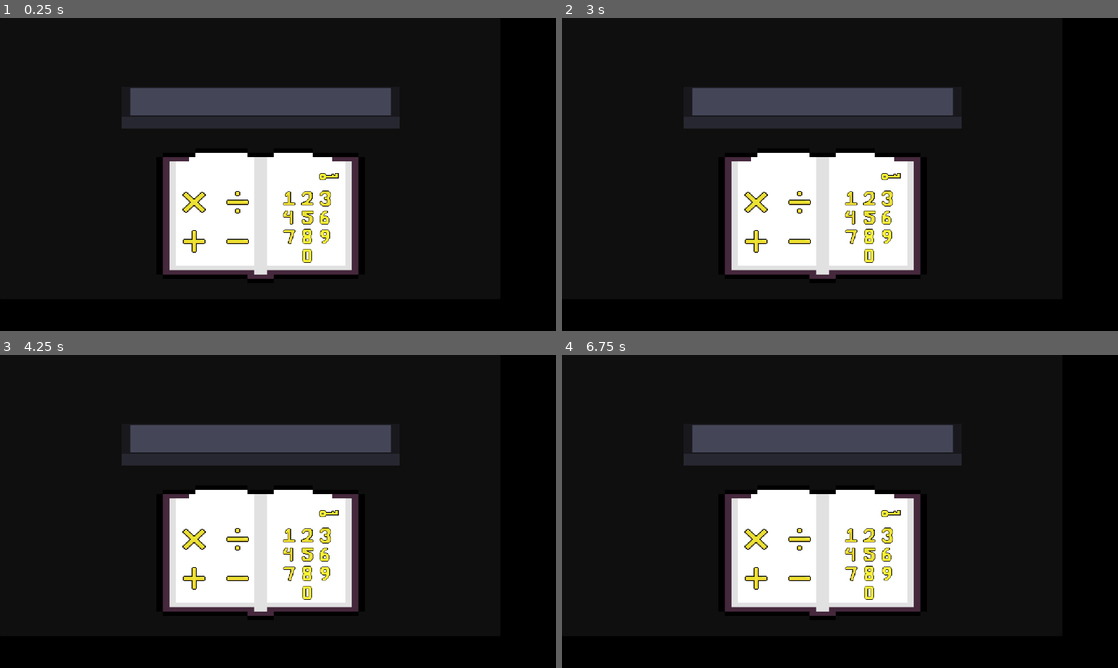
Above: before the commit, frames 1-4 (two rows, left to right).
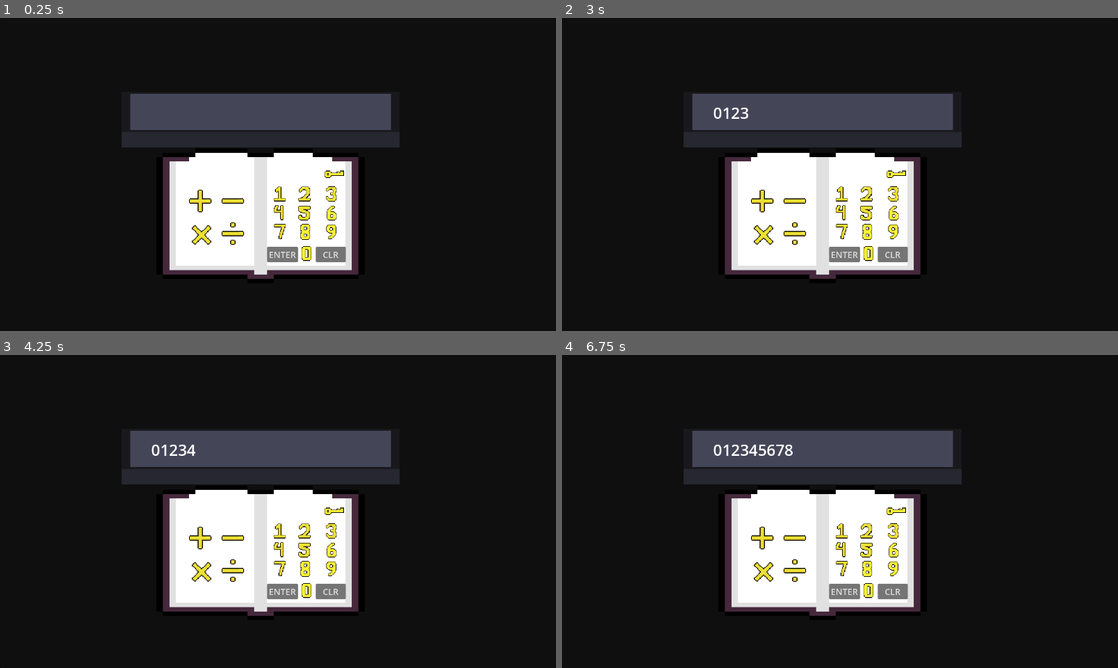
Above: after the commit, the same moments.

Repository: FavourAdekola/The-MathMagician
Game: Godot game, scene res://Scenes/spellbook.tscn
Two runs of this game, one before a commit and one after it. Both use one fixed random seed, a clock stepped at 60 frames per second and the inputs below. The project has no main scene, so this scene is started directly.
Inputs (mouse positions are in pixels of both pictures, inside the frame that each line leads up to):
- Up to frame 1 (0.25 s): no input
- Up to frame 2 (3 s): click (867, 252) at 0.52 s; click (840, 193) at 1.27 s; click (867, 193) at 2.02 s; click (895, 193) at 2.77 s
- Up to frame 3 (4.25 s): click (278, 549) at 3.52 s
- Up to frame 4 (6.75 s): click (867, 549) at 4.27 s; click (895, 549) at 5.02 s; click (840, 567) at 5.77 s; click (867, 567) at 6.52 s

The runs differ from the first frame. In frame 1, 8.0% of the frame differs, in the area x 21-72%, y 22-79%; in frame 2, 8.1%; in frame 3, 8.1%; in frame 4, 8.2%.

Commit message:
Calculator Work

Diff:
--- a/Scenes/spellbook.tscn
+++ b/Scenes/spellbook.tscn
@@ -1,6 +1,7 @@
-[gd_scene load_steps=18 format=3 uid="uid://bklpyxfwqfpdy"]
+[gd_scene load_steps=21 format=3 uid="uid://bklpyxfwqfpdy"]
 
 [ext_resource type="Texture2D" uid="uid://dmlmi1h6tkaha" path="res://Assets/Sprites/Open Book.png" id="1_50wj6"]
+[ext_resource type="Script" path="res://Scripts/spellbook.gd" id="1_f62ck"]
 [ext_resource type="Texture2D" uid="uid://cqo5aylbp33ae" path="res://Assets/Sprites/NumberOne.png" id="2_vfgf0"]
 [ext_resource type="Texture2D" uid="uid://ocmi8b85xe5n" path="res://Assets/Sprites/NumberZero.png" id="3_go5jv"]
 [ext_resource type="Texture2D" uid="uid://bi80s2rtidnar" path="res://Assets/Sprites/NumberTwo.png" id="4_flsoy"]
@@ -18,9 +19,19 @@
 [ext_resource type="Texture2D" uid="uid://pnq4116d3nkm" path="res://Assets/Sprites/Key.png" id="16_hcjod"]
 [ext_resource type="Texture2D" uid="uid://ctn0a51odma7r" path="res://Assets/Sprites/slab.png" id="17_ncn8t"]
 
+[sub_resource type="Theme" id="Theme_a8p0n"]
+default_font_size = 20
+
+[sub_resource type="Theme" id="Theme_gkvwc"]
+default_font_size = 36
+
 [node name="Panel" type="Panel"]
-offset_right = 1152.0
-offset_bottom = 647.0
+anchors_preset = 15
+anchor_right = 1.0
+anchor_bottom = 1.0
+grow_horizontal = 2
+grow_vertical = 2
+script = ExtResource("1_f62ck")
 
 [node name="Sprite2D" type="Sprite2D" parent="."]
 texture_filter = 1
@@ -29,107 +40,200 @@
 texture = ExtResource("1_50wj6")
 
 [node name="Numbers" type="Node2D" parent="."]
-position = Vector2(607, 426)
-scale = Vector2(25, 18.75)
-
-[node name="NumberOne" type="Sprite2D" parent="Numbers"]
-texture_filter = 1
-position = Vector2(2.35, -0.6)
-scale = Vector2(0.05, 0.0666667)
-texture = ExtResource("2_vfgf0")
-
-[node name="NumberZero" type="Sprite2D" parent="Numbers"]
-texture_filter = 1
-position = Vector2(4, 6.45)
-scale = Vector2(0.05, 0.0666667)
-texture = ExtResource("3_go5jv")
-
-[node name="NumberTwo" type="Sprite2D" parent="Numbers"]
-texture_filter = 1
-position = Vector2(4, -0.6)
-scale = Vector2(0.05, 0.0666667)
-texture = ExtResource("4_flsoy")
-
-[node name="NumberThree" type="Sprite2D" parent="Numbers"]
-texture_filter = 1
-position = Vector2(5.65, -0.6)
-scale = Vector2(0.05, 0.0666667)
-texture = ExtResource("5_w45by")
-
-[node name="NumberFour" type="Sprite2D" parent="Numbers"]
-texture_filter = 1
-position = Vector2(2.35, 1.75)
-scale = Vector2(0.05, 0.0666667)
-texture = ExtResource("6_t3iuo")
-
-[node name="NumberFive" type="Sprite2D" parent="Numbers"]
-texture_filter = 1
-position = Vector2(4, 1.75)
-scale = Vector2(0.05, 0.0666667)
-texture = ExtResource("7_81anc")
-
-[node name="NumberSix" type="Sprite2D" parent="Numbers"]
-texture_filter = 1
-position = Vector2(5.65, 1.75)
-scale = Vector2(0.05, 0.0666667)
-texture = ExtResource("8_g6p1p")
-
-[node name="NumberSeven" type="Sprite2D" parent="Numbers"]
-texture_filter = 1
-position = Vector2(2.35, 4.1)
-scale = Vector2(0.05, 0.0666667)
-texture = ExtResource("9_w08ay")
-
-[node name="NumberEight" type="Sprite2D" parent="Numbers"]
-texture_filter = 1
-position = Vector2(4, 4.1)
-scale = Vector2(0.05, 0.0666667)
-texture = ExtResource("10_qqrf5")
-
-[node name="NumberNine" type="Sprite2D" parent="Numbers"]
-texture_filter = 1
-position = Vector2(5.65, 4.1)
-scale = Vector2(0.05, 0.0666667)
-texture = ExtResource("11_pb2yx")
+position = Vector2(610, 423)
+
+[node name="NumberZero" type="TextureButton" parent="Numbers"]
+texture_filter = 1
+offset_left = 75.0
+offset_top = 98.0
+offset_right = 107.0
+offset_bottom = 130.0
+scale = Vector2(1.3, 1.3)
+texture_normal = ExtResource("3_go5jv")
+
+[node name="NumberOne" type="TextureButton" parent="Numbers"]
+texture_filter = 1
+offset_left = 13.0
+offset_top = -39.0
+offset_right = 45.0
+offset_bottom = -7.0
+scale = Vector2(1.3, 1.3)
+texture_normal = ExtResource("2_vfgf0")
+
+[node name="NumberTwo" type="TextureButton" parent="Numbers"]
+texture_filter = 1
+offset_left = 70.0
+offset_top = -39.0
+offset_right = 102.0
+offset_bottom = -7.0
+scale = Vector2(1.3, 1.3)
+texture_normal = ExtResource("4_flsoy")
+
+[node name="NumberThree" type="TextureButton" parent="Numbers"]
+texture_filter = 1
+offset_left = 133.0
+offset_top = -38.0
+offset_right = 165.0
+offset_bottom = -6.0
+scale = Vector2(1.2, 1.2)
+texture_normal = ExtResource("5_w45by")
+
+[node name="NumberFour" type="TextureButton" parent="Numbers"]
+texture_filter = 1
+offset_left = 13.0
+offset_top = 4.0
+offset_right = 45.0
+offset_bottom = 36.0
+scale = Vector2(1.3, 1.3)
+texture_normal = ExtResource("6_t3iuo")
+
+[node name="NumberFive" type="TextureButton" parent="Numbers"]
+texture_filter = 1
+offset_left = 69.0
+offset_top = 5.0
+offset_right = 101.0
+offset_bottom = 37.0
+scale = Vector2(1.3, 1.3)
+texture_normal = ExtResource("7_81anc")
+
+[node name="NumberSix" type="TextureButton" parent="Numbers"]
+texture_filter = 1
+offset_left = 134.0
+offset_top = 5.0
+offset_right = 166.0
+offset_bottom = 37.0
+scale = Vector2(1.3, 1.3)
+texture_normal = ExtResource("8_g6p1p")
+
+[node name="NumberSeven" type="TextureButton" parent="Numbers"]
+texture_filter = 1
+offset_left = 13.0
+offset_top = 47.0
+offset_right = 45.0
+offset_bottom = 79.0
+scale = Vector2(1.3, 1.3)
+texture_normal = ExtResource("9_w08ay")
+
+[node name="NumberEight" type="TextureButton" parent="Numbers"]
+texture_filter = 1
+offset_left = 72.0
+offset_top = 48.0
+offset_right = 104.0
+offset_bottom = 80.0
+scale = Vector2(1.3, 1.3)
+texture_normal = ExtResource("10_qqrf5")
+
+[node name="NumberNine" type="TextureButton" parent="Numbers"]
+texture_filter = 1
+offset_left = 132.0
+offset_top = 48.0
+offset_right = 164.0
+offset_bottom = 80.0
+scale = Vector2(1.3, 1.3)
+texture_normal = ExtResource("11_pb2yx")
+
+[node name="Clear" type="Button" parent="Numbers"]
+offset_left = 117.0
+offset_top = 103.0
+offset_right = 186.0
+offset_bottom = 139.0
+theme = SubResource("Theme_a8p0n")
+text = "CLR"
+
+[node name="Enter" type="Button" parent="Numbers"]
+offset_left = 5.0
+offset_top = 103.0
+offset_right = 76.0
+offset_bottom = 139.0
+theme = SubResource("Theme_a8p0n")
+text = "ENTER"
 
 [node name="Operators" type="Node2D" parent="."]
-position = Vector2(747, 364)
-scale = Vector2(40, 30)
-
-[node name="MultiplicationSign" type="Sprite2D" parent="Operators"]
-texture_filter = 1
-position = Vector2(-7.5, 2)
-scale = Vector2(0.067, 0.08)
-texture = ExtResource("12_86bnw")
-
-[node name="DivisionSign" type="Sprite2D" parent="Operators"]
-texture_filter = 1
-position = Vector2(-5, 2)
-scale = Vector2(0.05, 0.0666667)
-texture = ExtResource("13_5rq3a")
-
-[node name="AdditionSign" type="Sprite2D" parent="Operators"]
-texture_filter = 1
-position = Vector2(-7.5, 5)
-scale = Vector2(0.05, 0.0666667)
-texture = ExtResource("14_j4g36")
-
-[node name="SubtractionSign" type="Sprite2D" parent="Operators"]
-texture_filter = 1
-position = Vector2(-5, 5)
-scale = Vector2(0.05, 0.0666667)
-texture = ExtResource("15_kufni")
+position = Vector2(729, 364)
+
+[node name="AdditionSign" type="TextureButton" parent="Operators"]
+texture_filter = 1
+offset_left = -300.0
+offset_top = 25.0
+offset_right = -268.0
+offset_bottom = 57.0
+scale = Vector2(2, 2)
+texture_normal = ExtResource("14_j4g36")
+
+[node name="SubtractionSign" type="TextureButton" parent="Operators"]
+texture_filter = 1
+offset_left = -225.0
+offset_top = 25.0
+offset_right = -193.0
+offset_bottom = 57.0
+scale = Vector2(2, 2)
+texture_normal = ExtResource("15_kufni")
+
+[node name="DivisionSign" type="TextureButton" parent="Operators"]
+texture_filter = 1
+offset_left = -225.0
+offset_top = 100.0
+offset_right = -193.0
+offset_bottom = 132.0
+scale = Vector2(2, 2)
+texture_normal = ExtResource("13_5rq3a")
+
+[node name="MultiplicationSign" type="TextureButton" parent="Operators"]
+texture_filter = 1
+offset_left = -300.0
+offset_top = 100.0
+offset_right = -268.0
+offset_bottom = 132.0
+scale = Vector2(2.2, 2.2)
+texture_normal = ExtResource("12_86bnw")
 
 [node name="Items" type="Node2D" parent="."]
 
-[node name="Key" type="Sprite2D" parent="Items"]
-texture_filter = 1
-position = Vector2(757, 364)
+[node name="Key" type="TextureButton" parent="Items"]
+texture_filter = 1
+offset_left = 745.0
+offset_top = 335.0
+offset_right = 777.0
+offset_bottom = 367.0
 scale = Vector2(1.5, 1.5)
-texture = ExtResource("16_hcjod")
-
-[node name="Operation Zone" type="Sprite2D" parent="."]
-texture_filter = 1
-position = Vector2(600, 206)
-scale = Vector2(20, 3)
+texture_normal = ExtResource("16_hcjod")
+
+[node name="Control" type="Control" parent="."]
+anchors_preset = 0
+offset_right = 40.0
+offset_bottom = 40.0
+
+[node name="Operation Zone" type="TextureRect" parent="Control"]
+texture_filter = 1
+layout_mode = 0
+offset_left = 280.0
+offset_top = 170.0
+offset_right = 312.0
+offset_bottom = 202.0
+scale = Vector2(20, 4)
 texture = ExtResource("17_ncn8t")
+
+[node name="Equation" type="Label" parent="Control"]
+layout_mode = 0
+offset_left = 348.0
+offset_top = 193.0
+offset_right = 386.0
+offset_bottom = 243.0
+theme = SubResource("Theme_gkvwc")
+
+[connection signal="button_down" from="Numbers/NumberZero" to="." method="_on_number_zero_button_down"]
+[connection signal="button_down" from="Numbers/NumberOne" to="." method="_on_number_one_button_down"]
+[connection signal="button_down" from="Numbers/NumberTwo" to="." method="_on_number_two_button_down"]
+[connection signal="button_down" from="Numbers/NumberThree" to="." method="_on_number_three_button_down"]
+[connection signal="button_down" from="Numbers/NumberFour" to="." method="_on_number_four_button_down"]
+[connection signal="button_down" from="Numbers/NumberFive" to="." method="_on_number_five_button_down"]
+[connection signal="button_down" from="Numbers/NumberSix" to="." method="_on_number_six_button_down"]
+[connection signal="button_down" from="Numbers/NumberSeven" to="." method="_on_number_seven_button_down"]
+[connection signal="button_down" from="Numbers/NumberEight" to="." method="_on_number_eight_button_down"]
+[connection signal="button_down" from="Numbers/NumberNine" to="." method="_on_number_nine_button_down"]
+[connection signal="button_down" from="Numbers/Clear" to="." method="_on_clear_button_down"]
+[connection signal="button_down" from="Numbers/Enter" to="." method="_on_enter_button_down"]
+[connection signal="button_down" from="Operators/AdditionSign" to="." method="_on_addition_sign_button_down"]
+[connection signal="button_down" from="Operators/SubtractionSign" to="." method="_on_subtraction_sign_button_down"]
+[connection signal="button_down" from="Operators/DivisionSign" to="." method="_on_division_sign_button_down"]
+[connection signal="button_down" from="Operators/MultiplicationSign" to="." method="_on_multiplication_sign_button_down"]
--- a/Scenes/starting_level.tscn
+++ b/Scenes/starting_level.tscn
@@ -24,6 +24,9 @@
 
 [sub_resource type="GradientTexture1D" id="GradientTexture1D_bolyn"]
 gradient = SubResource("Gradient_jt37h")
+
+[sub_resource type="RectangleShape2D" id="RectangleShape2D_vkm4n"]
+size = Vector2(99.3333, 47.3333)
 
 [sub_resource type="Animation" id="Animation_pikps"]
 resource_name = "Door Opens"
@@ -64,7 +67,7 @@
 "times": PackedFloat32Array(0),
 "transitions": PackedFloat32Array(1),
 "update": 0,
-"values": [Color(1, 1, 1, 0)]
+"values": [Color(1, 1, 1, 1)]
 }
 tracks/1/type = "value"
 tracks/1/imported = false
@@ -76,7 +79,7 @@
 "times": PackedFloat32Array(0),
 "transitions": PackedFloat32Array(1),
 "update": 1,
-"values": [true]
+"values": [false]
 }
 
 [sub_resource type="AnimationLibrary" id="AnimationLibrary_vdf47"]
@@ -97,7 +100,6 @@
 centered = false
 
 [node name="CastleFloor" type="Sprite2D" parent="Main Room"]
-modulate = Color(1, 1, 1, 0)
 texture_filter = 1
 texture = ExtResource("1_7o7ja")
 centered = false
@@ -122,7 +124,6 @@
 [node name="Gate" type="CollisionShape2D" parent="Main Room/Wall Colliders"]
 position = Vector2(239.333, 121)
 shape = SubResource("RectangleShape2D_r66nj")
-disabled = true
 
 [node name="Wall" type="CollisionShape2D" parent="Main Room/Wall Colliders"]
 position = Vector2(102.667, 117.333)
@@ -162,6 +163,13 @@
 texture = SubResource("GradientTexture1D_bolyn")
 polygon = PackedVector2Array(0, 224, 0, 319.333, 33.3333, 322, 32.6667, 222)
 
+[node name="BookInteraction" type="Area2D" parent="Main Room"]
+position = Vector2(200.667, 137.333)
+
+[node name="CollisionShape2D" type="CollisionShape2D" parent="Main Room/BookInteraction"]
+position = Vector2(39.6667, 13.6667)
+shape = SubResource("RectangleShape2D_vkm4n")
+
 [node name="Player" parent="." instance=ExtResource("5_ibpnf")]
 position = Vector2(361, 838)
 scale = Vector2(0.75, 0.75)
@@ -173,3 +181,5 @@
 }
 
 [connection signal="body_entered" from="Main Room/Entrance" to="." method="_on_entrance_body_entered"]
+[connection signal="body_entered" from="Main Room/BookInteraction" to="." method="_on_book_interaction_body_entered"]
+[connection signal="body_exited" from="Main Room/BookInteraction" to="." method="_on_book_interaction_body_exited"]
--- a/Scripts/player.gd
+++ b/Scripts/player.gd
@@ -13,7 +13,7 @@
 var dash_dir = Vector2(1,0)
 var SPEED = 200.0
 var JUMP_VELOCITY = -400.0
-var DASH_SPEED = 800.0
+var DASH_SPEED = 1000.0
 
 
 @export var can_dash = false
@@ -22,9 +22,9 @@
 var jump_position = 0
 var dashing = false
 var can_move = true
+var can_activate_book = false
 
 # Get the gravity from the project settings to be synced with RigidBody nodes.
-
 
 func _physics_process(delta):
 	update_book()
--- /dev/null
+++ b/Scripts/spellbook.gd
@@ -0,0 +1,91 @@
+extends Panel
+
+@onready var equation = $Control/Equation
+
+var total = 0
+var input = ""
+var result = 0
+var item = " "
+
+# Called when the node enters the scene tree for the first time.
+func _ready():
+	pass # Replace with function body.
+
+
+# Called every frame. 'delta' is the elapsed time since the previous frame.
+func _process(delta):
+	equation.text = input
+	if result == 0:
+		print(input)
+	else:
+		print(result)
+
+####################################
+#          NUMBER BUTTONS          #
+####################################
+
+func _on_number_zero_button_down():
+
+	input += "0"
+
+func _on_number_one_button_down():
+	input += "1"
+
+func _on_number_two_button_down():
+	input += "2"
+
+func _on_number_three_button_down():
+	input += "3"
+
+func _on_number_four_button_down():
+	input += "4"
+
+func _on_number_five_button_down():
+	input += "5"
+
+func _on_number_six_button_down():
+	input += "6"
+
+func _on_number_seven_button_down():
+	input += "7"
+
+func _on_number_eight_button_down():
+	input += "8"
+
+func _on_number_nine_button_down():
+	input += "9"
+
+func _on_clear_button_down():
+	input = ""
+
+
+#######################################
+#          OPERATION BUTTONS          #
+#######################################
+
+
+
+func _on_addition_sign_button_down():
+	input += "+"
+
+
+func _on_subtraction_sign_button_down():
+	input += "-"
+
+
+func _on_division_sign_button_down():
+	input += "÷"
+
+
+func _on_multiplication_sign_button_down():
+	input += "x"
+
+
+func _on_enter_button_down():
+	if input.contains:
+		result = activate_item(item)
+	elif input:
+		pass
+
+func activate_item(item_name):
+	print("activated")
--- a/Scripts/starting_level.gd
+++ b/Scripts/starting_level.gd
@@ -7,6 +7,7 @@
 		player.global_position = Vector2(14,400)
 		GlobalVar.room  = "starting level"
 	GlobalVar.room = "starting level"
+	player.can_dash = GlobalVar.addition
 
 
 # Called every frame. 'delta' is the elapsed time since the previous frame.
@@ -16,3 +17,13 @@
 
 func _on_entrance_body_entered(body):
 	get_tree().change_scene_to_file("res://Scenes/library_level.tscn")
+
+
+func _on_book_interaction_body_entered(body):
+	if body.name == "Player":
+		player.can_activate_book = true
+
+
+func _on_book_interaction_body_exited(body):
+	if body.name == "Player":
+		player.can_activate_book = false
Not shown: 1 places in Scenes/starting_level.tscn that only renumber resources
